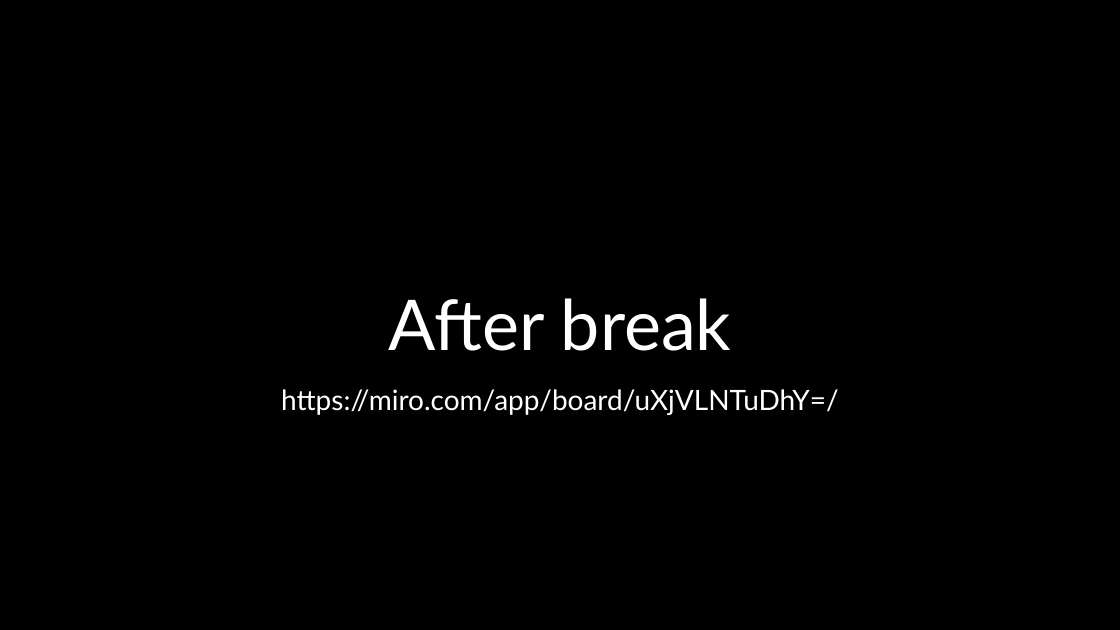
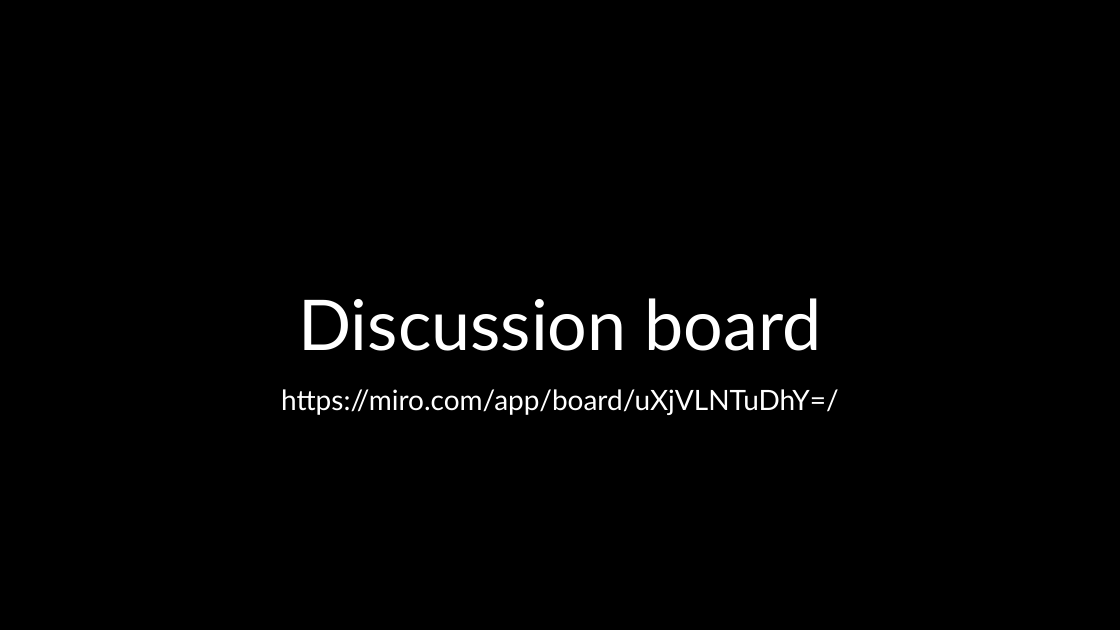
Before and after one commit to JLNU-EETC3433/courseware, a slide deck: slide 3 of 20241101-lesson6.pptx (slide 2 before the commit). Drawn at 1120x630 pixels with LibreOffice and Linux fonts; fonts in the diff are those of the drawing; background and template pictures are left out. Boxes give left, top, right and bottom in pixels: in the first picture for what was removed or moved away, otherwise in the second. Text is boxed around its words. In the diff, an @@ line names an element or a change of style, - is before the commit and + after.

```diff
--- a/20241101-lesson6.pptx
+++ b/20241101-lesson6.pptx
@@ title at (298, 298, 822, 351): text changed @@
-After break
+Discussion board
```
Also in this commit, not shown: 2 other slides changed, 3 slides added.
